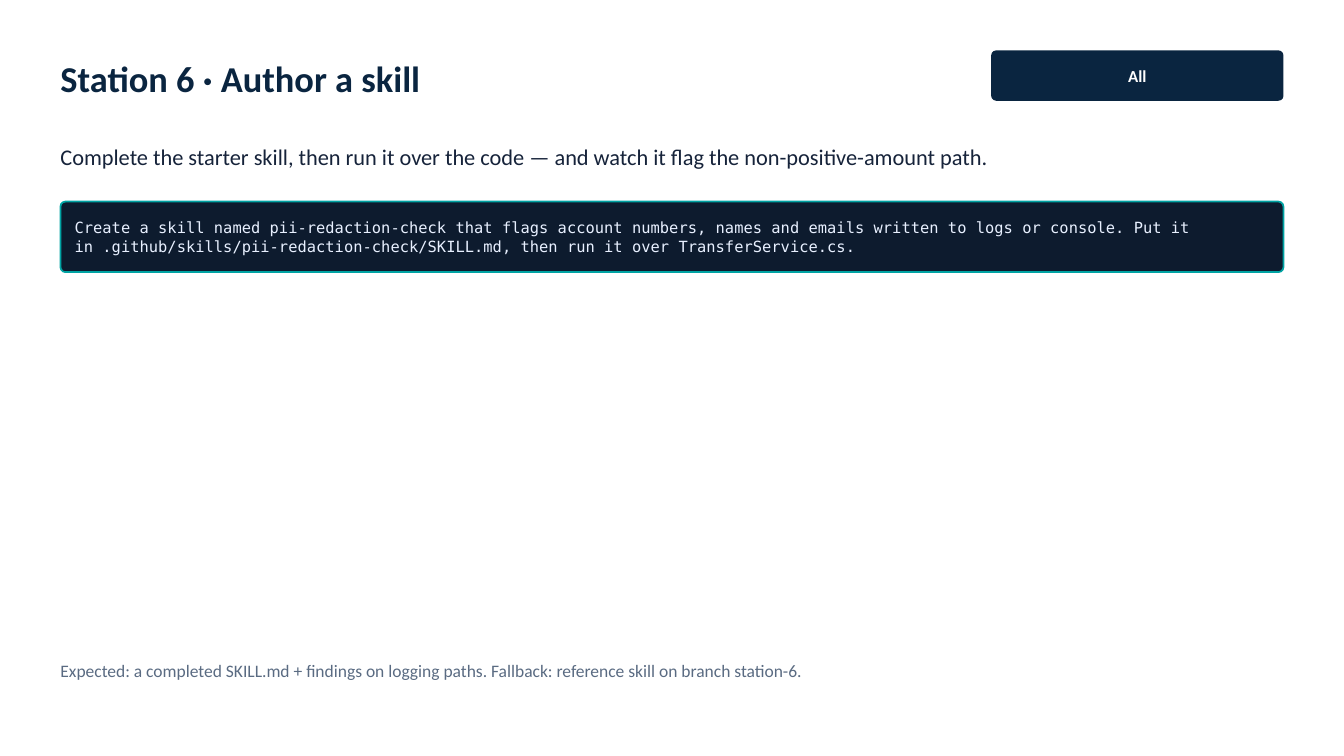
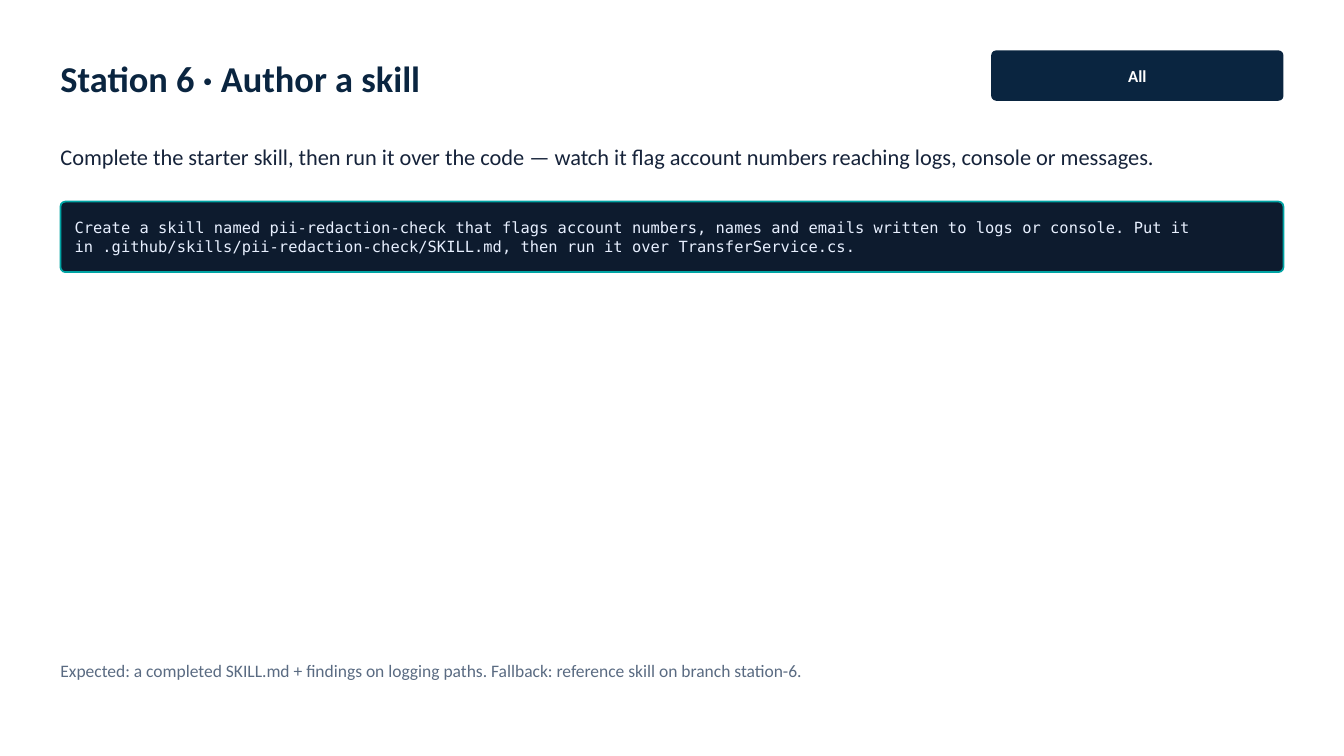
Before and after one commit to amilos/agentic-coding-101, a slide deck: slide 25 of slides/agentic-coding-101.pptx. Drawn at 1344x756 pixels with LibreOffice and Linux fonts; fonts in the diff are those of the drawing. Boxes give left, top, right and bottom in pixels: in the first picture for what was removed or moved away, otherwise in the second. Text is boxed around its words. In the diff, an @@ line names an element or a change of style, - is before the commit and + after.

```diff
--- a/slides/agentic-coding-101.pptx
+++ b/slides/agentic-coding-101.pptx
@@ text at box(60, 149, 1154, 169): text changed @@
-Complete the starter skill, then run it over the code — and watch it flag the non-positive-amount path.
+Complete the starter skill, then run it over the code — watch it flag account numbers reaching logs, console or messages.
```
Also in this commit, not shown: 6 other slides changed, 14 other files.
